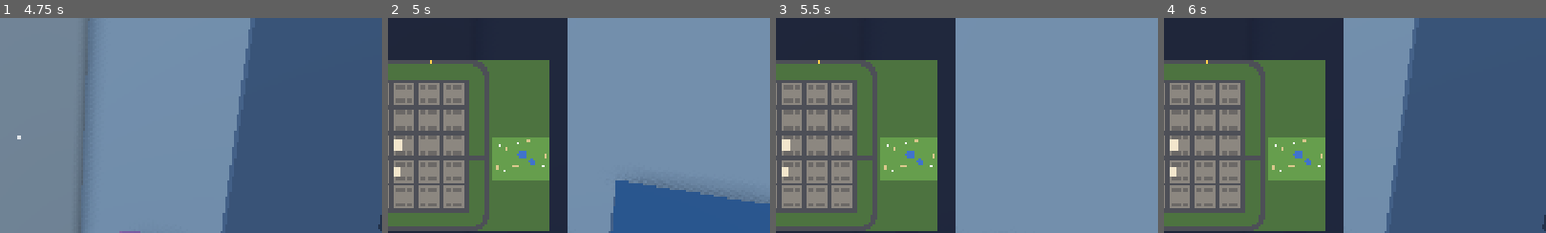
Above: before the commit, frames 1-4 (left to right).
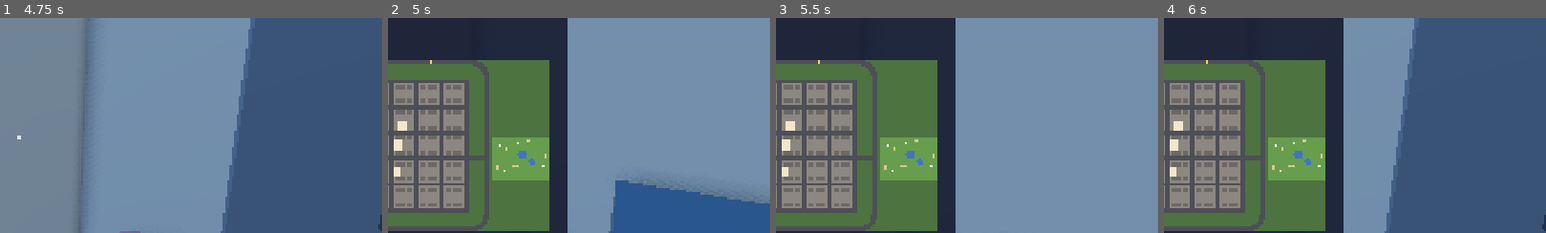
Above: after the commit, the same moments.

Repository: cristiangelini/BPD
Game: Godot game, scene res://scenes/ui/main_menu.tscn
Same seed, same stepped clock (60 frames per second), same inputs: the game is played once before the commit and once after it.
Inputs (mouse positions are % of the whole screen's width and height, from its top left):
- Up to frame 1 (4.75 s): click "Play" at 0.5 s; tap Enter at 1.25 s; move the mouse to (72, 45) at 1.27 s; hold D (move_right) 1.28-2.03 s; hold Shift (run) 1.28-2.03 s; click (72, 45) at 1.42 s; tap Space (jump) at 1.52, 1.82, 2.27, 2.57, 3.77, 4.07, 4.52 s; move the mouse to (45, 50) at 2.02 s; hold W (move_forward) from 2.03 s (still down); tap R (ask) at 2.1 s; tap Shift (run) every 0.75 s from 2.3 to 4.55 s; move the mouse to (52, 48) at 2.77 s; hold Q (checklist) 2.78-3.53 s; move the mouse to (49, 52) at 3.52 s; tap Ctrl (crouch) at 3.6 s; click (49, 52) at 3.67 s; move the mouse to (57, 51) at 4.27 s; hold G (drop) from 4.28 s (still down)
- Up to frame 2 (5 s): keep holding W (move_forward); keep holding G (drop); tap Space (jump) at 4.82 s; tap M (map) at 4.9 s
- Up to frame 3 (5.5 s): keep holding W (move_forward); move the mouse to (42, 49) at 5.02 s; release G (drop) at 5.03 s; tap F (flashlight) at 5.1 s; tap Space (jump) at 5.27 s; tap Shift (run) at 5.3 s
- Up to frame 4 (6 s): keep holding W (move_forward); tap Space (jump) at 5.57 s; move the mouse to (51, 50) at 5.77 s; hold Shift (run) from 5.78 s (still down); click (51, 50) at 5.85 s
The pictures show only the part of the screen within x 48-98%, y 22-72%; the shares and areas given below are measured in that part.

Frame 1 is identical in both runs. In frame 2, 0.1% of the frame differs, in the area x 2-7%, y 48-53%; in frame 3, 0.1%; in frame 4, 0.1%.

Commit message:
Add the grandparents' club to the city
The infiltration's place: a one-floor club with 12 bingo tables, the stage,
the bingo cage, the dance floor and the back rooms (locked office).
--place=club opens it, with the cops at the station by the disguises.

Co-Authored-By: Claude Opus 5.5 (1M context) <noreply@anthropic.com>
Claude-Session: https://claude.ai/code/session_01UXwRy4nCUmp8Zcg5tBLZhH

Diff:
--- /dev/null
+++ b/scenes/levels/grandpa_club.tscn
@@ -0,0 +1,57 @@
+[gd_scene format=3]
+
+[ext_resource type="Script" path="res://scripts/levels/grandpa_club.gd" id="1"]
+[ext_resource type="Script" path="res://scripts/levels/city.gd" id="4"]
+[ext_resource type="PackedScene" path="res://scenes/player/cop.tscn" id="2"]
+[ext_resource type="PackedScene" path="res://scenes/vehicles/patrol_car.tscn" id="3"]
+[ext_resource type="PackedScene" path="res://scenes/ui/shift_screen.tscn" id="5"]
+
+[sub_resource type="ProceduralSkyMaterial" id="SkyMat"]
+sky_top_color = Color(0.32, 0.56, 0.9, 1)
+sky_horizon_color = Color(0.75, 0.85, 0.95, 1)
+ground_horizon_color = Color(0.75, 0.85, 0.95, 1)
+ground_bottom_color = Color(0.4, 0.37, 0.33, 1)
+
+[sub_resource type="Sky" id="Sky"]
+sky_material = SubResource("SkyMat")
+
+[sub_resource type="Environment" id="Env"]
+background_mode = 2
+sky = SubResource("Sky")
+ambient_light_source = 3
+ambient_light_sky_contribution = 0.6
+ambient_light_energy = 0.45
+tonemap_mode = 2
+tonemap_exposure = 0.85
+ssao_enabled = true
+ssao_radius = 1.2
+ssao_intensity = 1.6
+adjustments_enabled = true
+adjustments_saturation = 1.2
+
+[node name="GrandpaClub" type="Node3D"]
+script = ExtResource("1")
+
+[node name="Environment" type="WorldEnvironment" parent="."]
+environment = SubResource("Env")
+
+[node name="Sun" type="DirectionalLight3D" parent="."]
+transform = Transform3D(0.866, -0.354, 0.354, 0, 0.707, 0.707, -0.5, -0.612, 0.612, 0, 8, 0)
+light_color = Color(1, 0.93, 0.82, 1)
+light_energy = 1.2
+shadow_enabled = true
+shadow_blur = 1.5
+directional_shadow_max_distance = 120.0
+
+[node name="City" type="Node3D" parent="."]
+script = ExtResource("4")
+live_place = "grandpa_club"
+live_block_ground = false
+
+[node name="Built" type="Node3D" parent="."]
+
+[node name="Cop" parent="." instance=ExtResource("2")]
+
+[node name="PatrolCar" parent="." instance=ExtResource("3")]
+
+[node name="ShiftScreen" parent="." instance=ExtResource("5")]
--- a/scripts/case/place_draw.gd
+++ b/scripts/case/place_draw.gd
@@ -18,6 +18,7 @@
 	"crime_scene": "res://scenes/levels/crime_scene.tscn",
 	"traffic": "res://scenes/levels/traffic_control.tscn",
 	"jailbreak": "res://scenes/levels/jailbreak.tscn",
+	"club": "res://scenes/levels/grandpa_club.tscn",
 }
 ## The raids, drawn by the seed.
 const ORDER := ["grandpa", "bakery", "groomer"]
--- a/scripts/levels/city_layout.gd
+++ b/scripts/levels/city_layout.gd
@@ -30,6 +30,7 @@
 	{"id": "hardware", "block": Vector2i(3, 1), "side": "s", "along": -12.0, "size": Vector3(16, 7, 14), "color": Color(0.9, 0.45, 0.3), "sign": "PLACE_HARDWARE"},
 	{"id": "gym", "block": Vector2i(3, 1), "side": "s", "along": 12.0, "size": Vector3(18, 8, 16), "color": Color(0.4, 0.75, 0.4), "sign": "PLACE_GYM"},
 	{"id": "doll_factory", "block": Vector2i(4, 2), "side": "w", "along": 0.0, "size": Vector3(28, 10, 26), "color": Color(0.95, 0.6, 0.75), "sign": "PLACE_DOLL_FACTORY"},
+	{"id": "grandpa_club", "block": Vector2i(4, 1), "side": "s", "along": 0.0, "size": Vector3(28, 5, 22), "color": Color(0.82, 0.55, 0.75), "sign": "PLACE_GRANDPA_CLUB"},
 	{"id": "cake_lab", "block": Vector2i(4, 3), "side": "w", "along": 0.0, "size": Vector3(24, 8, 22), "color": Color(0.95, 0.95, 0.85), "sign": "PLACE_CAKE_LAB"},
 ]
 
--- /dev/null
+++ b/scripts/levels/grandpa_club.gd
@@ -0,0 +1,142 @@
+class_name GrandpaClub
+extends Node3D
+
+## The grandparents' club "Club de Jubilados Los Años Dorados" (docs/diseno/infiltracion.md, step 2a): one floor on its
+## lot in the city, the front to +Z. The hall has 12 bingo tables, the bingo stand by the stage and the dance floor;
+## behind it, the kitchen, Doña Chela's office (locked) and the storeroom. The cops start in the station, where the
+## disguises are, and drive here. --place=club opens it from Play. The grandparents, the doorman and the case come in
+## the next steps. Every number here is (propuesta).
+
+const DOOR_SCENE := preload("res://scenes/props/front_door.tscn")
+const BINGO_CAGE_SCENE := preload("res://scenes/props/bingo_cage.tscn")
+const HALF_X := 14.0
+const HALF_Z := 11.0
+const FLOOR_TOP := 0.06
+const ROOF := GameScale.FLOOR_HEIGHT
+## The front entrance, an open doorway between the tables and the dance floor.
+const ENTRANCE_X := 3.5
+## The back rooms run along the north: the wall between them and the hall, and the walls between them.
+const BACK_Z := -4.0
+const KITCHEN_EAST := -5.0
+const STORE_WEST := 5.0
+## The doorways from the hall: kitchen, office (with a door) and storeroom.
+const KITCHEN_DOOR_X := -9.5
+const OFFICE_DOOR_X := 0.0
+const STORE_DOOR_X := 9.5
+## The bingo tables: 4 columns by 3 rows, each with 4 chairs.
+const TABLE_XS: Array[float] = [-9.0, -5.5, -2.0, 1.5]
+const TABLE_ZS: Array[float] = [-1.0, 3.0, 7.0]
+const TABLE_SIZE := Vector2(1.6, 1.0)
+const TABLE_HEIGHT := 0.75
+## The stage on the west wall, low enough to step onto, and the bingo stand in front of it.
+const STAGE := Rect2(-14.0, -3.0, 2.6, 7.0)
+const STAGE_HEIGHT := 0.3
+const BINGO_STAND := Vector3(-10.6, 0, 0.5)
+## The dance floor, a checkerboard on the east side of the hall.
+const DANCE_FLOOR := Rect2(5.5, -2.5, 7.5, 9.0)
+const DANCE_TILE := 1.5
+
+const OUTSIDE := Color(0.82, 0.55, 0.75)
+const INSIDE := Color(0.98, 0.9, 0.78)
+const WOOD := Color(0.6, 0.4, 0.26)
+const TILES := Color(0.78, 0.7, 0.6)
+const TABLECLOTH := Color(0.35, 0.6, 0.4)
+const CHAIR := Color(0.5, 0.32, 0.2)
+const STAGE_COLOR := Color(0.55, 0.15, 0.2)
+const DANCE_LIGHT := Color(0.95, 0.92, 0.85)
+const DANCE_DARK := Color(0.2, 0.18, 0.2)
+
+## Same seed, same club (the grandparents and the evidence, in the next steps). 0 draws one.
+@export var case_seed := 0
+var office_door: FrontDoor
+var bingo_cage: Node3D
+## The tables' middles on the floor, in the club's space.
+var tables: Array[Vector3] = []
+var station_parking: Transform3D
+var _build: PlaceBuilder
+
+@onready var car: PatrolCar = $PatrolCar
+
+
+func _ready() -> void:
+	if case_seed == 0:
+		case_seed = PlaceDraw.take_seed()
+	if case_seed == 0:
+		case_seed = PlaceDraw.new_seed()
+	_build = PlaceBuilder.new($Built)
+	_build_shell()
+	_build_hall()
+	_build_back_rooms()
+	office_door = DOOR_SCENE.instantiate()
+	office_door.position = Vector3(OFFICE_DOOR_X - GameScale.DOOR_WIDTH / 2, FLOOR_TOP, BACK_Z)
+	add_child(office_door)
+	var city: Node3D = $City
+	city.transform = CityLayout.anchor("grandpa_club")
+	station_parking = city.transform * CityLayout.parking("station")
+	car.global_transform = station_parking.translated_local(Vector3.UP * 0.05)
+	$Cop.global_transform = (city.transform * CityLayout.station_spawn(0)).translated(Vector3.UP * 0.1)
+
+
+## Floor, outer walls with the entrance, the roof and the sign.
+func _build_shell() -> void:
+	_build.slab(-HALF_X, HALF_X, -HALF_Z, HALF_Z, FLOOR_TOP, TILES)
+	_build.slab(-HALF_X - 0.2, HALF_X + 0.2, -HALF_Z - 0.2, HALF_Z + 0.2, ROOF, OUTSIDE.darkened(0.35))
+	_build.wall("x", -HALF_Z, -HALF_X, HALF_X, 0, [], OUTSIDE)
+	_build.wall("z", -HALF_X, -HALF_Z, HALF_Z, 0, [], OUTSIDE)
+	_build.wall("z", HALF_X, -HALF_Z, HALF_Z, 0, [], OUTSIDE)
+	_build.wall("x", HALF_Z, -HALF_X, HALF_X, 0, [ENTRANCE_X], OUTSIDE)
+	_build.mesh_box(Vector3(ENTRANCE_X, GameScale.DOOR_HEIGHT + 0.25, HALF_Z + 0.8), Vector3(4.0, 0.1, 1.5), STAGE_COLOR)
+	var sign_label := Label3D.new()
+	sign_label.text = "PLACE_GRANDPA_CLUB"
+	sign_label.font_size = 64
+	sign_label.pixel_size = 0.01
+	sign_label.outline_size = 14
+	sign_label.position = Vector3(-4.0, ROOF + 0.5, HALF_Z)
+	$Built.add_child(sign_label)
+	for x: float in [-10.0, 0.0, 10.0]:
+		for z: float in [-7.5, 0.0, 6.0]:
+			_build.light(Vector3(x, ROOF - 0.6, z))
+
+
+## The bingo tables with their chairs, the stage, the bingo stand and the dance floor.
+func _build_hall() -> void:
+	for z: float in TABLE_ZS:
+		for x: float in TABLE_XS:
+			var at := Vector3(x, FLOOR_TOP, z)
+			tables.append(at)
+			_build.legs(at, TABLE_SIZE, TABLE_HEIGHT - 0.04, WOOD)
+			_build.box(at + Vector3(0, TABLE_HEIGHT - 0.02, 0), Vector3(TABLE_SIZE.x, 0.04, TABLE_SIZE.y), TABLECLOTH)
+			for side: float in [-1.0, 1.0]:
+				for along: float in [-0.4, 0.4]:
+					_build.box(at + Vector3(along, 0.22, side * (TABLE_SIZE.y / 2 + 0.35)), Vector3(0.42, 0.44, 0.42), CHAIR)
+	var stage_center := STAGE.get_center()
+	_build.box(Vector3(stage_center.x, FLOOR_TOP + STAGE_HEIGHT / 2, stage_center.y),
+		Vector3(STAGE.size.x, STAGE_HEIGHT, STAGE.size.y), STAGE_COLOR)
+	_build.box(BINGO_STAND + Vector3(0, FLOOR_TOP + 0.5, 0), Vector3(0.8, 1.0, 0.6), WOOD)
+	bingo_cage = BINGO_CAGE_SCENE.instantiate()
+	bingo_cage.name = "BingoCage"
+	add_child(bingo_cage)
+	bingo_cage.position = BINGO_STAND + Vector3(0, FLOOR_TOP + 1.25, 0)
+	var columns := roundi(DANCE_FLOOR.size.x / DANCE_TILE)
+	var rows := roundi(DANCE_FLOOR.size.y / DANCE_TILE)
+	for i in columns:
+		for j in rows:
+			var tile_at := DANCE_FLOOR.position + Vector2(i + 0.5, j + 0.5) * DANCE_TILE
+			_build.mesh_box(Vector3(tile_at.x, FLOOR_TOP + 0.006, tile_at.y), Vector3(DANCE_TILE, 0.01, DANCE_TILE),
+				DANCE_LIGHT if (i + j) % 2 == 0 else DANCE_DARK)
+
+
+## The kitchen, the office and the storeroom behind the hall, with their counters and shelves.
+func _build_back_rooms() -> void:
+	_build.wall("x", BACK_Z, -HALF_X, HALF_X, 0, [KITCHEN_DOOR_X, OFFICE_DOOR_X, STORE_DOOR_X], INSIDE)
+	_build.wall("z", KITCHEN_EAST, -HALF_Z, BACK_Z, 0, [], INSIDE)
+	_build.wall("z", STORE_WEST, -HALF_Z, BACK_Z, 0, [], INSIDE)
+	# Kitchen: a counter along the back wall.
+	_build.box(Vector3(-9.5, FLOOR_TOP + 0.45, -10.4), Vector3(8.0, 0.9, 0.8), INSIDE.darkened(0.15))
+	# Office: a desk and a filing cabinet.
+	_build.legs(Vector3(0, FLOOR_TOP, -8.5), Vector2(1.8, 0.9), 0.72, WOOD)
+	_build.box(Vector3(0, FLOOR_TOP + 0.74, -8.5), Vector3(1.8, 0.04, 0.9), WOOD)
+	_build.box(Vector3(3.8, FLOOR_TOP + 0.7, -10.3), Vector3(0.9, 1.4, 0.6), Color(0.5, 0.52, 0.55))
+	# Storeroom: shelves along the back and east walls.
+	_build.open_box(Vector3(9.5, FLOOR_TOP, -10.5), Vector3(6.0, 2.0, 0.6), "+z", WOOD)
+	_build.open_box(Vector3(13.4, FLOOR_TOP, -7.0), Vector3(0.6, 2.0, 4.0), "-x", WOOD)
--- a/tests/unit/test_city.gd
+++ b/tests/unit/test_city.gd
@@ -22,7 +22,8 @@
 	assert_false(CityLayout.place("station").is_empty())
 	for id in RAID_PLACES:
 		assert_false(CityLayout.place(id).is_empty(), "%s should have a lot" % id)
-	assert_eq(CityLayout.PLACES.size(), RAID_PLACES.size() + 1)
+	assert_false(CityLayout.place("grandpa_club").is_empty(), "the infiltration's club too")
+	assert_eq(CityLayout.PLACES.size(), RAID_PLACES.size() + 2)
 
 
 func test_no_two_lots_overlap() -> void:
--- /dev/null
+++ b/tests/unit/test_grandpa_club.gd
@@ -0,0 +1,49 @@
+extends GutTest
+
+## The grandparents' club (infiltracion.md, step 2a): its lot in the city, the hall with the bingo tables, the stage
+## and the dance floor, the back rooms with the locked office, and the cops starting at the station.
+
+const LEVEL := preload("res://scenes/levels/grandpa_club.tscn")
+
+var club: GrandpaClub
+
+
+func before_each() -> void:
+	club = LEVEL.instantiate()
+	club.get_node("Cop").input_enabled = false
+	add_child_autofree(club)
+	await wait_physics_frames(2)
+
+
+func test_it_has_its_lot_and_play_can_open_it() -> void:
+	assert_false(CityLayout.place("grandpa_club").is_empty())
+	assert_eq(PlaceDraw.pick(1234, PackedStringArray(["--place=club"])), "club")
+	assert_true(ResourceLoader.exists(PlaceDraw.PLACES["club"]))
+
+
+func test_the_hall_has_twelve_bingo_tables_and_the_bingo_cage() -> void:
+	assert_eq(club.tables.size(), 12)
+	assert_not_null(club.bingo_cage)
+	assert_almost_eq(club.bingo_cage.global_position.distance_to(club.global_transform * GrandpaClub.BINGO_STAND), 1.3, 0.2,
+		"on its stand")
+
+
+func test_the_office_is_locked() -> void:
+	assert_true(club.office_door.locked)
+
+
+func test_the_tables_leave_the_entrance_and_the_dance_floor_clear() -> void:
+	for table: Vector3 in club.tables:
+		assert_false(GrandpaClub.DANCE_FLOOR.has_point(Vector2(table.x, table.z)), "not on the dance floor")
+		assert_gt(absf(table.x - GrandpaClub.ENTRANCE_X), GameScale.DOOR_WIDTH, "not in front of the entrance")
+
+
+func test_the_cops_start_at_the_station_by_the_disguises() -> void:
+	var cop: Cop = club.get_node("Cop")
+	var station := club.get_node("City").global_transform * CityLayout.lot("station")
+	assert_lt(cop.global_position.distance_to(station * StationRooms.SPAWNS[0]), 0.5)
+	var nearest := INF
+	for body: Node in club.find_children("*", "RigidBody3D", true, false):
+		if body is DisguisePiece:
+			nearest = minf(nearest, cop.global_position.distance_to((body as Node3D).global_position))
+	assert_lt(nearest, 10.0, "the disguises are in the guard room")
--- a/translations/texts.csv
+++ b/translations/texts.csv
@@ -1026,3 +1026,4 @@
 HINT_DISGUISE_ON,"Te queda perfecto. Nadie va a sospechar.","It fits perfectly. Nobody will suspect a thing.","Ficou perfeito. Ninguém vai desconfiar."
 HINT_DISGUISE_CROOKED,"Te quedó torcido. Mejor no corras.","It's on crooked. Better not run.","Ficou torto. Melhor não correr."
 HINT_DISGUISE_FELL,"¡Se te cayó el disfraz!","Your disguise fell off!","Seu disfarce caiu!"
+PLACE_GRANDPA_CLUB,"Club Años Dorados","Golden Years Club","Clube Anos Dourados"
Not shown, added: scripts/levels/grandpa_club.gd.uid
Not shown, added: tests/unit/test_disguise.gd.uid
Not shown, added: tests/unit/test_grandpa_club.gd.uid
Not shown, changed: docs/diseno/infiltracion.md
